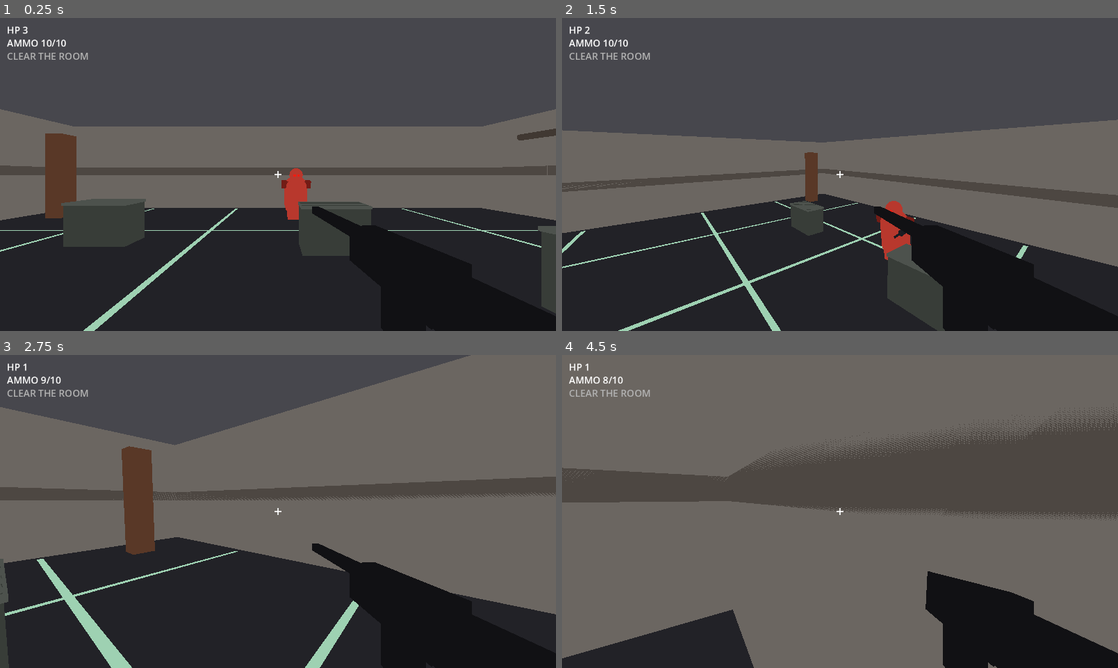
Above: before the commit, frames 1-4 (two rows, left to right).
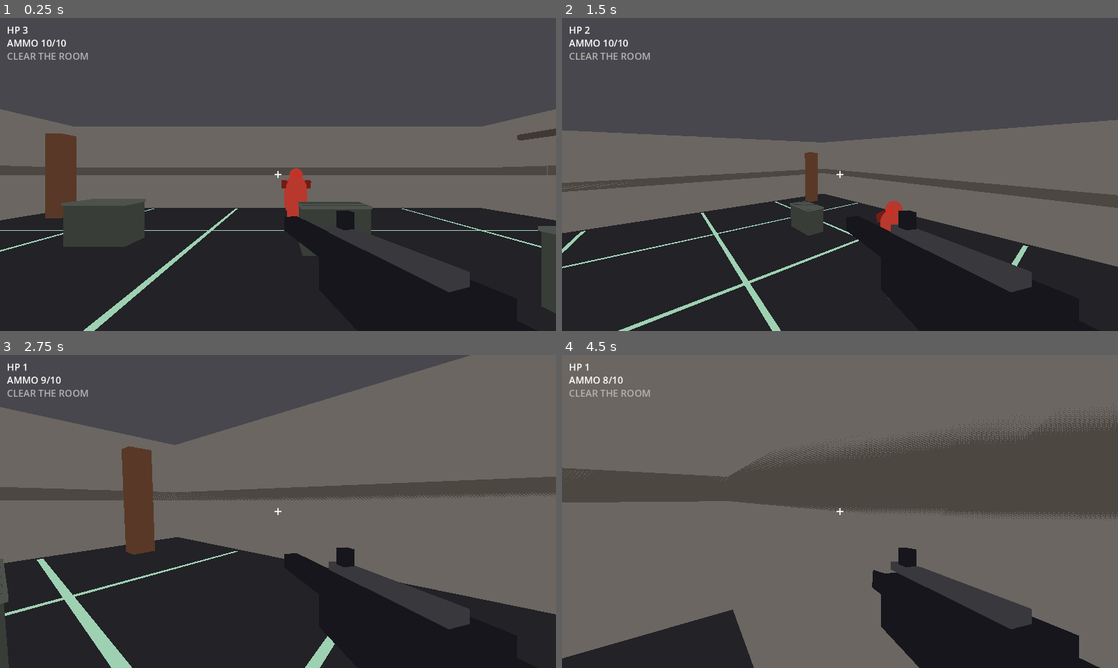
Above: after the commit, the same moments.

Repository: zachmofo/fps-studio
Game: Godot game, scene res://scenes/main.tscn
Same seed, same stepped clock (60 frames per second), same inputs: the game is played once before the commit and once after it.
Inputs (mouse positions are in pixels of both pictures, inside the frame that each line leads up to):
- Up to frame 1 (0.25 s): no input
- Up to frame 2 (1.5 s): move the mouse to (962, 158) at 0.52 s; press the mouse at (962, 158) at 0.53 s; hold D (move_right) 0.53-1.28 s; tap Space (jump) at 0.77 s; move the mouse to (812, 174) at 1.27 s; release the mouse at (812, 174) at 1.28 s; hold W (move_forward) from 1.28 s (still down); tap Shift (sprint) at 1.35 s
- Up to frame 3 (2.75 s): keep holding W (move_forward); tap Space (jump) at 1.52 s; move the mouse to (289, 505) at 2.02 s; press the mouse at (289, 505) at 2.03 s
- Up to frame 4 (4.5 s): keep holding W (move_forward); move the mouse to (834, 517) at 2.77 s; release the mouse at (834, 517) at 2.78 s; tap Shift (sprint) at 2.85, 4.35 s; tap Space (jump) at 3.02, 3.77 s; move the mouse to (878, 514) at 3.52 s; press the mouse at (878, 514) at 3.53 s; move the mouse to (795, 508) at 4.27 s; release the mouse at (795, 508) at 4.28 s

The runs differ from the first frame. In frame 1, 2.6% of the frame differs, in the area x 51-85%, y 60-88%; in frame 2, 3.9%; in frame 3, 2.6%; in frame 4, 5.1%, in the area x 55-100%, y 61-100%.

Commit message:
I-15 viewmodel: chunky Iron Saint rifle FOV

Diff:
--- a/scenes/player.tscn
+++ b/scenes/player.tscn
@@ -8,31 +8,45 @@
 
 [sub_resource type="StandardMaterial3D" id="Mat_rifle"]
 shading_mode = 0
-albedo_color = Color(0.08, 0.08, 0.09, 1)
+albedo_color = Color(0.10, 0.10, 0.12, 1)
 
 [sub_resource type="BoxMesh" id="BoxMesh_receiver"]
 material = SubResource("Mat_rifle")
-size = Vector3(0.07, 0.09, 0.24)
+size = Vector3(0.11, 0.13, 0.30)
 
 [sub_resource type="BoxMesh" id="BoxMesh_barrel"]
 material = SubResource("Mat_rifle")
-size = Vector3(0.03, 0.03, 0.42)
+size = Vector3(0.055, 0.055, 0.36)
 
 [sub_resource type="BoxMesh" id="BoxMesh_stock"]
 material = SubResource("Mat_rifle")
-size = Vector3(0.05, 0.08, 0.16)
+size = Vector3(0.08, 0.11, 0.18)
 
 [sub_resource type="BoxMesh" id="BoxMesh_mag"]
 material = SubResource("Mat_rifle")
-size = Vector3(0.04, 0.11, 0.07)
+size = Vector3(0.05, 0.15, 0.08)
+
+[sub_resource type="StandardMaterial3D" id="Mat_rail"]
+shading_mode = 0
+albedo_color = Color(0.22, 0.22, 0.24, 1)
+
+[sub_resource type="BoxMesh" id="BoxMesh_rail"]
+material = SubResource("Mat_rail")
+size = Vector3(0.04, 0.02, 0.28)
+
+[sub_resource type="BoxMesh" id="BoxMesh_sight"]
+material = SubResource("Mat_rifle")
+size = Vector3(0.03, 0.04, 0.03)
 
 [sub_resource type="StandardMaterial3D" id="Mat_flash"]
+transparency = 1
 shading_mode = 0
-albedo_color = Color(1, 0.82, 0.35, 1)
+albedo_color = Color(1.0, 0.55, 0.12, 0.95)
 
-[sub_resource type="BoxMesh" id="BoxMesh_flash"]
+[sub_resource type="SphereMesh" id="SphereMesh_flash"]
 material = SubResource("Mat_flash")
-size = Vector3(0.04, 0.04, 0.06)
+radius = 0.09
+height = 0.18
 
 [node name="Player" type="CharacterBody3D"]
 collision_layer = 2
@@ -51,27 +65,42 @@
 fov = 75.0
 
 [node name="Rifle" type="Node3D" parent="Camera3D"]
-transform = Transform3D(0.99, 0, 0.141, 0, 1, 0, -0.141, 0, 0.99, 0.24, -0.18, -0.42)
+transform = Transform3D(0.951, 0, 0.309, 0, 1, 0, -0.309, 0, 0.951, 0.20, -0.22, -0.38)
 
 [node name="Receiver" type="MeshInstance3D" parent="Camera3D/Rifle"]
+cast_shadow = 0
 mesh = SubResource("BoxMesh_receiver")
 
 [node name="Barrel" type="MeshInstance3D" parent="Camera3D/Rifle"]
 transform = Transform3D(1, 0, 0, 0, 1, 0, 0, 0, 1, 0, 0.02, -0.30)
+cast_shadow = 0
 mesh = SubResource("BoxMesh_barrel")
 
 [node name="Stock" type="MeshInstance3D" parent="Camera3D/Rifle"]
-transform = Transform3D(1, 0, 0, 0, 1, 0, 0, 0, 1, 0, -0.01, 0.18)
+transform = Transform3D(1, 0, 0, 0, 1, 0, 0, 0, 1, 0, -0.01, 0.20)
+cast_shadow = 0
 mesh = SubResource("BoxMesh_stock")
 
 [node name="Mag" type="MeshInstance3D" parent="Camera3D/Rifle"]
-transform = Transform3D(1, 0, 0, 0, 1, 0, 0, 0, 1, 0, -0.09, 0.02)
+transform = Transform3D(1, 0, 0, 0, 1, 0, 0, 0, 1, 0, -0.12, 0.02)
+cast_shadow = 0
 mesh = SubResource("BoxMesh_mag")
 
+[node name="Rail" type="MeshInstance3D" parent="Camera3D/Rifle"]
+transform = Transform3D(1, 0, 0, 0, 1, 0, 0, 0, 1, 0, 0.08, -0.02)
+cast_shadow = 0
+mesh = SubResource("BoxMesh_rail")
+
+[node name="Sight" type="MeshInstance3D" parent="Camera3D/Rifle"]
+transform = Transform3D(1, 0, 0, 0, 1, 0, 0, 0, 1, 0, 0.11, -0.12)
+cast_shadow = 0
+mesh = SubResource("BoxMesh_sight")
+
 [node name="MuzzleFlash" type="MeshInstance3D" parent="Camera3D/Rifle"]
-transform = Transform3D(1, 0, 0, 0, 1, 0, 0, 0, 1, 0, 0.02, -0.54)
+transform = Transform3D(1, 0, 0, 0, 1, 0, 0, 0, 1, 0, 0.02, -0.52)
 visible = false
-mesh = SubResource("BoxMesh_flash")
+cast_shadow = 0
+mesh = SubResource("SphereMesh_flash")
 
 [node name="Hud" type="CanvasLayer" parent="."]
 
Not shown: 1 places in scenes/player.tscn that only renumber resources
